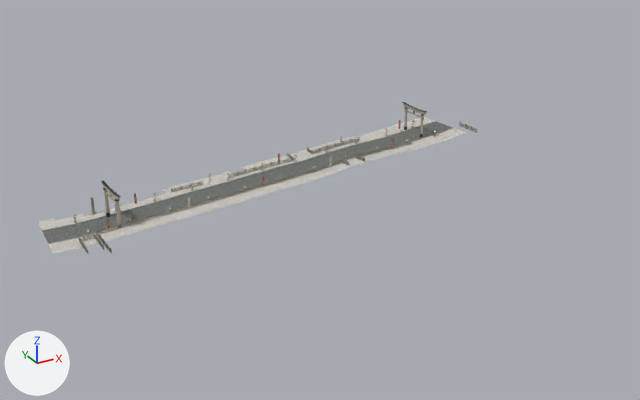
Renders of the glTF model web/data/fushimi-inari/hero/sando.glb from each side of a commit.
Camera for both pictures: a 50 mm lens placed at (-592.3, -110.6, 137.0), pointed at (-480.0, 93.6, 34.9). Lighting does not change. The marker at lower left points along +X, +Y and +Z. The first picture is the older version.

Script lines for the objects in view, before the commit:
```python
me_sando_ground_flag = bpy.data.meshes.new('sando_ground_flag')
me_sando_ground_flag.from_pydata(...)  # 1727 vertices, 3120 faces; spans x -69.9..70.0, y -7.7..10.0, z -3.0..4.0
me_sando_ground_flag.materials.append(mat_ground_flag)
me_sando_ground_gravel = bpy.data.meshes.new('sando_ground_gravel')
me_sando_ground_gravel.from_pydata(...)  # 1096 vertices, 1782 faces; spans x -70.2..70.7, y -14.2..16.5, z -3.0..4.1
me_sando_ground_gravel.materials.append(mat_ground_gravel)
me_sando_stone = bpy.data.meshes.new('sando_stone')
me_sando_stone.from_pydata(...)  # 14910 vertices, 20270 faces; spans x -69.9..73.5, y -21.6..11.3, z -3.2..5.8
me_sando_stone.materials.append(mat_stone)
ob_sando_ground_flag = bpy.data.objects.new('sando_ground_flag', me_sando_ground_flag)
ob_sando_ground_flag.location = (-483.3, 119.0, 33.6)
ob_sando_ground_gravel = bpy.data.objects.new('sando_ground_gravel', me_sando_ground_gravel)
ob_sando_ground_gravel.location = (-483.3, 119.0, 33.6)
ob_sando_stone = bpy.data.objects.new('sando_stone', me_sando_stone)
ob_sando_stone.location = (-483.3, 119.0, 33.6)
```
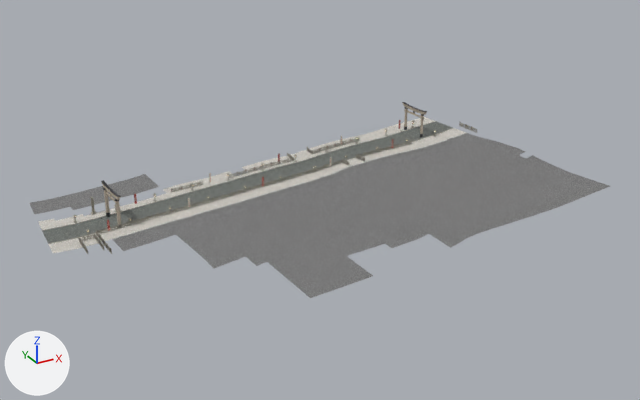
What differs and where, as boxes (x1, y1, x2, y2) in the pictures (640 x 400 px):
```json
{"object": "sando_ground_asphalt", "change": "added", "after": [29, 133, 610, 298]}
```

Edits to the scene script, one JSON object a line:
```json
{"op": "add", "block": "img_asphalt031_1k_jpg_normalgl", "code": ["img_asphalt031_1k_jpg_normalgl = load_image('Asphalt031_1K-JPG_NormalGL', '_unpacked/Asphalt031_1K-JPG_NormalGL', 1024, 1024, 'Non-Color')"]}
{"op": "add", "block": "img_asphalt031_1k_orm", "code": ["img_asphalt031_1k_orm = load_image('Asphalt031_1K_ORM', '_unpacked/Asphalt031_1K_ORM', 1024, 1024, 'Non-Color')"]}
{"op": "add", "block": "img_asphalt031_1k_jpg_color", "code": ["img_asphalt031_1k_jpg_color = load_image('Asphalt031_1K-JPG_Color', '_unpacked/Asphalt031_1K-JPG_Color', 1024, 1024, 'sRGB')"]}
{"op": "add", "block": "mat_ground_asphalt", "code": ["mat_ground_asphalt = bpy.data.materials.new('ground_asphalt')", "# uses the picture img_asphalt031_1k_jpg_color", "# uses the picture img_asphalt031_1k_jpg_normalgl", "# uses the picture img_asphalt031_1k_orm"]}
{"op": "add", "block": "me_sando_ground_asphalt", "code": ["me_sando_ground_asphalt = bpy.data.meshes.new('sando_ground_asphalt')", "me_sando_ground_asphalt.from_pydata(...)  # 826 vertices, 1480 faces; spans x -68.9..77.1, y -71.4..23.7, z -2.9..5.6", "me_sando_ground_asphalt.materials.append(mat_ground_asphalt)"]}
{"op": "add", "block": "ob_sando_ground_asphalt", "code": ["ob_sando_ground_asphalt = bpy.data.objects.new('sando_ground_asphalt', me_sando_ground_asphalt)", "ob_sando_ground_asphalt.location = (-483.3, 119.0, 33.6)"]}
```
